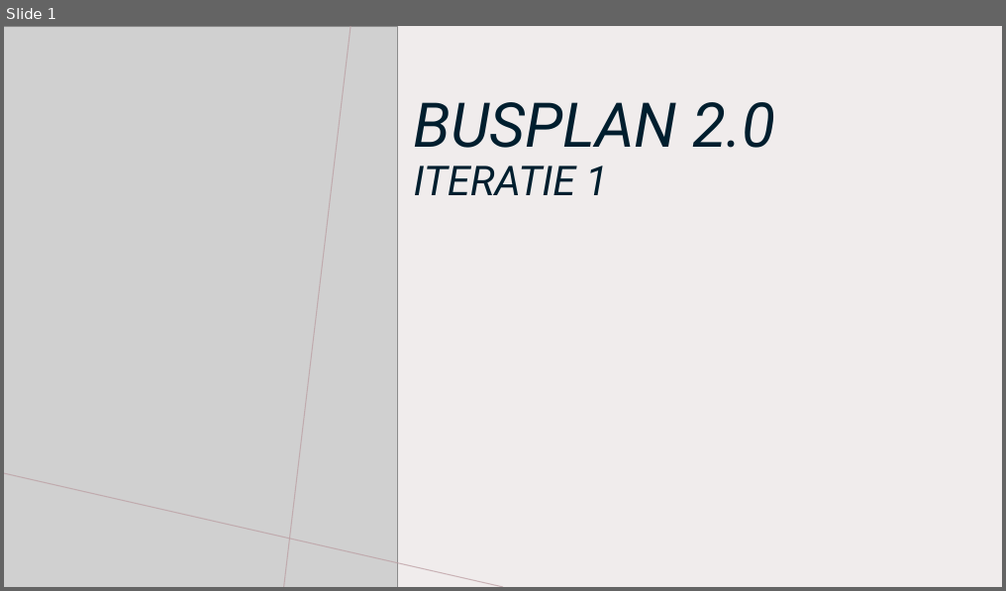
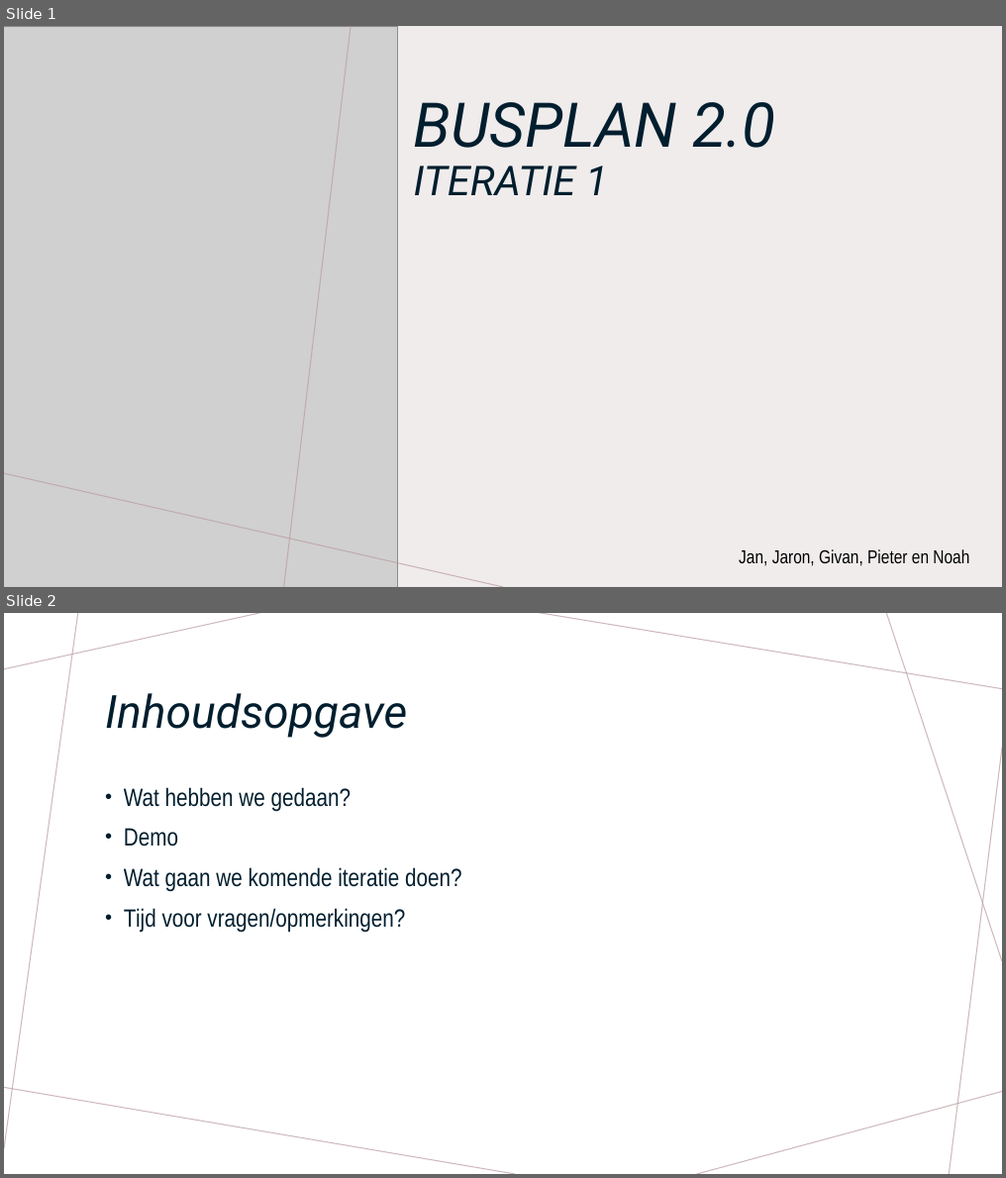
Before and after one commit to pietermn/BusPlan2Groep2, a slide deck: documentatie/Presentaties/Busplan Iteratie 1.pptx. Shown one above the other, each under a label of ours: slide 1 before the commit, slides 1 and 2 after it. The pictures are 1006x591 and 1006x1178 pixels, drawn with LibreOffice and Linux fonts; fonts in the diff are those of the drawing; grey boxes stand for pictures. Boxes give left, top, right and bottom in pixels: in the first picture for what was removed or moved away, otherwise in the second. Text is boxed around its words. In the diff, an @@ line names an element or a change of style, - is before the commit and + after.

```diff
--- a/documentatie/Presentaties/Busplan Iteratie 1.pptx
+++ b/documentatie/Presentaties/Busplan Iteratie 1.pptx
@@ slide 2 added at (4, 613, 1002, 1174), background #FFFFFF; not listed: 7 template elements that a slide beside it also shows @@
@@ title added at (105, 693, 407, 738), 44 pt, text #001E2E, italic @@
+Inhoudsopgave
@@ text added at (124, 787, 461, 933), 24 pt, text #001E2E @@
+• Wat hebben we gedaan?
+• Demo
+• Wat gaan we komende iteratie doen?
+• Tijd voor vragen/opmerkingen?
@@ slide 1 changed as well @@
@@ text added at (739, 550, 969, 567), 18 pt, text #000000 @@
+Jan, Jaron, Givan, Pieter en Noah
```
Also in this commit, not shown: 1 other slide changed, 5 other slides added, 2 slides removed, 31 other files.
